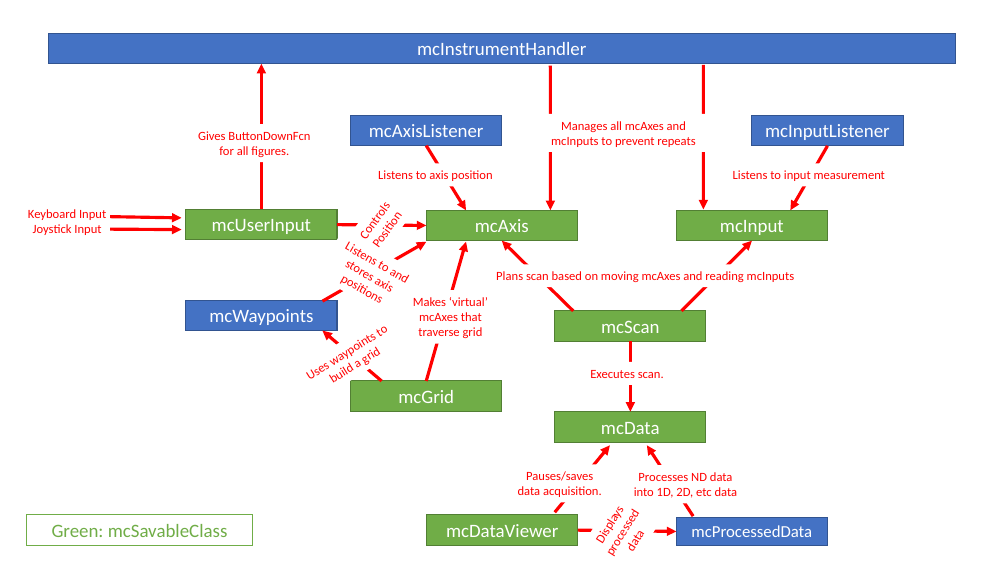
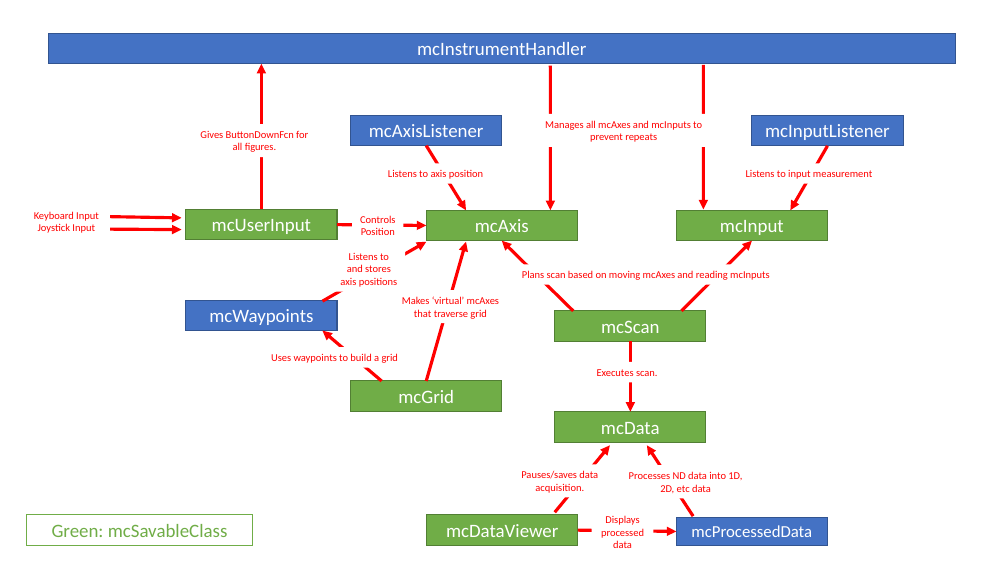
Before and after one commit to optospinlab/modularControl, a slide deck: slide 1 of modularControl.pptx. Drawn at 1008x567 pixels with LibreOffice and Linux fonts; fonts in the diff are those of the drawing. Boxes give left, top, right and bottom in pixels: in the first picture for what was removed or moved away, otherwise in the second. Text is boxed around its words. In the diff, an @@ line names an element or a change of style, - is before the commit and + after.

```diff
--- a/modularControl.pptx
+++ b/modularControl.pptx
@@ text "Controls Position" at (360,215,395,235): size 12 to 10 pt; rotation 306 to 0 degrees @@
@@ text "Listens to and stores axis ..." at (340,253,397,287): size 12 to 10 pt; rotation 29 to 0 degrees @@
@@ size 12 to 10 pt in 10 elements at (522,270,770,280), (388,170,483,179), (746,170,872,179), (597,369,658,376), (545,120,702,142), (34,211,99,233), (200,130,308,152), (629,471,742,493), (521,470,598,493), (402,296,499,319) @@
@@ text "Uses waypoints to build a ..." at (271,353,398,363): size 12 to 10 pt; rotation 328 to 0 degrees @@
@@ text "Displays processed data" at (601,516,644,548): size 12 to 10 pt; rotation 301 to 0 degrees @@
```
Also in this commit, not shown: 9 other files.
